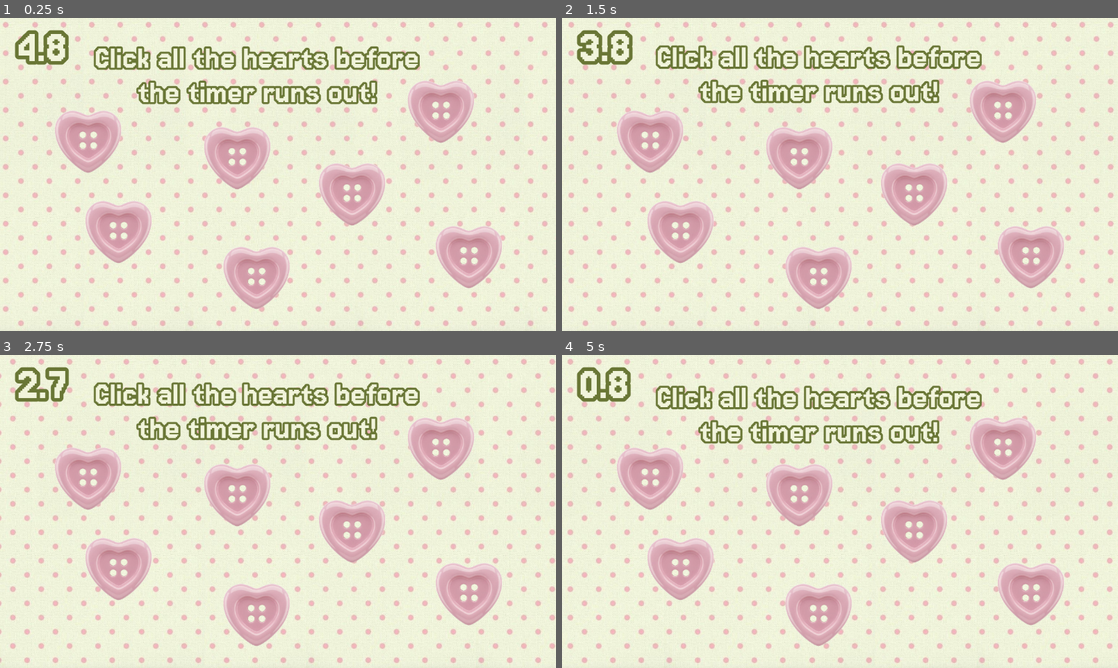
Above: before the commit, frames 1-4 (two rows, left to right).
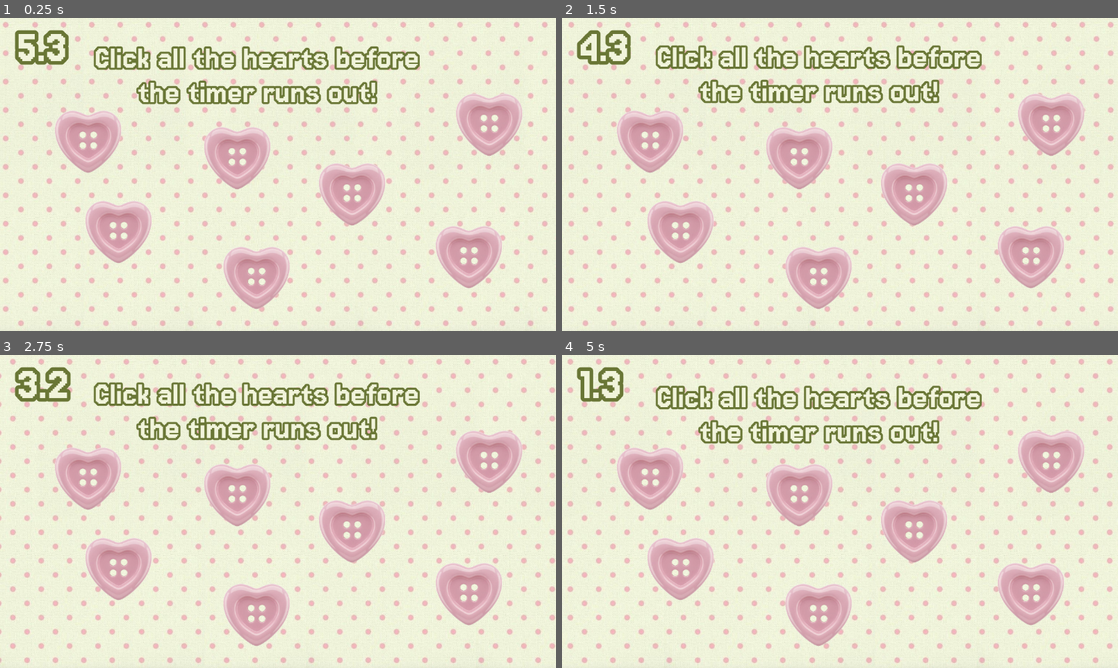
Above: after the commit, the same moments.

Repository: OhKay404/MadMiffy
Game: Godot game, scene res://Scenes/minigame_2.tscn
The game is run twice, just before and just after one commit, with the same random seed, the same clock (stepped at 60 frames per second) and the same inputs. This scene is started directly instead of the project's main scene.
Inputs:
- Up to frame 1 (0.25 s): no input
- Up to frame 2 (1.5 s): tap Enter (ui_accept) at 0.5, 0.77 s; hold Right (ui_right) from 0.53 s (still down)
- Up to frame 3 (2.75 s): tap Enter (ui_accept) at 1.52 s; release Right (ui_right) at 2.03 s; hold Left (ui_left) from 2.03 s (still down)
- Up to frame 4 (5 s): release Left (ui_left) at 2.78 s; hold Right (ui_right) 2.78-4.28 s; tap Enter (ui_accept) at 3.02, 3.77, 4.52 s; hold Left (ui_left) from 4.28 s (still down)

The runs differ from the first frame. In frame 1, 3.2% of the frame differs, in the area x 2-94%, y 3-44%; in frame 2, 3.4%; in frame 3, 3.2%; in frame 4, 3.6%.

Commit message:
Removed godot icon svg

Diff:
--- a/Scenes/minigame_2.tscn
+++ b/Scenes/minigame_2.tscn
@@ -92,10 +92,10 @@
 script = ExtResource("3_mmgun")
 
 [node name="Button_2" type="TextureButton" parent="."]
-offset_left = 841.0
-offset_top = 127.0
-offset_right = 1061.0
-offset_bottom = 333.0
+offset_left = 941.0
+offset_top = 154.0
+offset_right = 1161.0
+offset_bottom = 360.0
 scale = Vector2(0.657582, 0.657582)
 texture_normal = ExtResource("2_rfxq2")
 script = ExtResource("3_mmgun")
@@ -145,6 +145,9 @@
 texture_normal = ExtResource("2_rfxq2")
 script = ExtResource("3_mmgun")
 
+[node name="ThemedTimer" parent="." instance=ExtResource("4_h684j")]
+position = Vector2(-5, -5)
+
 [node name="Directions" type="RichTextLabel" parent="."]
 clip_contents = false
 offset_left = 155.0
@@ -166,9 +169,6 @@
 }
 autoplay = "floating_directions"
 
-[node name="ThemedTimer" parent="." instance=ExtResource("4_h684j")]
-position = Vector2(-5, -5)
-
 [connection signal="pressed" from="Button_1" to="Button_1" method="_on_pressed"]
 [connection signal="pressed" from="Button_2" to="Button_2" method="_on_pressed"]
 [connection signal="pressed" from="Button_3" to="Button_3" method="_on_pressed"]
--- a/Scripts/minigame_1.gd
+++ b/Scripts/minigame_1.gd
@@ -14,7 +14,7 @@
 		# tell the script to wait for a signal, or for when a function finshes
 
 
-	await themed_timer.Timer(8.0) #accessing a function from this node
+	await themed_timer.Timer(8.5) # accessing a function from this node
 	#after this is compeleted...
 	timer_end = true # now we're saying "oh ye you ran out of time"
 
--- a/Scripts/minigame_2.gd
+++ b/Scripts/minigame_2.gd
@@ -5,7 +5,7 @@
 var timer_end = false
 
 func _ready() -> void:
-	await themed_timer.Timer(5.0)
+	await themed_timer.Timer(5.5)
 	#after this is completed...
 	timer_end = true
 
--- a/icon.svg
+++ /dev/null
@@ -1 +0,0 @@
-<svg xmlns="http://www.w3.org/2000/svg" width="128" height="128"><rect width="124" height="124" x="2" y="2" fill="#363d52" stroke="#212532" stroke-width="4" rx="14"/><g fill="#fff" transform="translate(12.322 12.322)scale(.101)"><path d="M105 673v33q407 354 814 0v-33z"/><path fill="#478cbf" d="m105 673 152 14q12 1 15 14l4 67 132 10 8-61q2-11 15-15h162q13 4 15 15l8 61 132-10 4-67q3-13 15-14l152-14V427q30-39 56-81-35-59-83-108-43 20-82 47-40-37-88-64 7-51 8-102-59-28-123-42-26 43-46 89-49-7-98 0-20-46-46-89-64 14-123 42 1 51 8 102-48 27-88 64-39-27-82-47-48 49-83 108 26 42 56 81zm0 33v39c0 276 813 276 814 0v-39l-134 12-5 69q-2 10-14 13l-162 11q-12 0-16-11l-10-65H446l-10 65q-4 11-16 11l-162-11q-12-3-14-13l-5-69z"/><path d="M483 600c0 34 58 34 58 0v-86c0-34-58-34-58 0z"/><circle cx="725" cy="526" r="90"/><circle cx="299" cy="526" r="90"/></g><g fill="#414042" transform="translate(12.322 12.322)scale(.101)"><circle cx="307" cy="532" r="60"/><circle cx="717" cy="532" r="60"/></g></svg>
--- a/project.godot
+++ b/project.godot
@@ -13,7 +13,6 @@
 config/name="WarioWare"
 run/main_scene="uid://cqa23eiocwyk8"
 config/features=PackedStringArray("4.4", "GL Compatibility")
-config/icon="res://icon.svg"
 
 [autoload]
 
Not shown, removed: icon.svg.import
